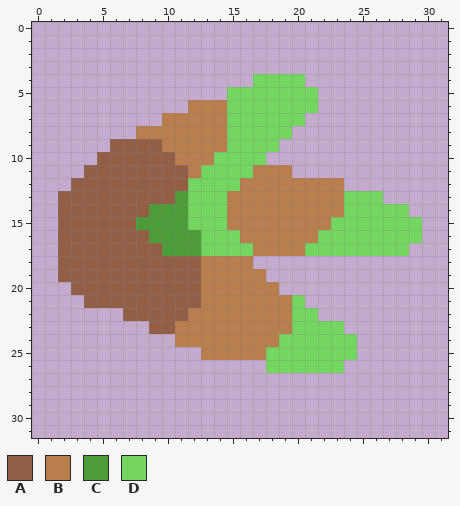
One commit to this pixel-art sprite: assets/sprites/blocks/props/clay-shrub1.png. The first picture shows the starting point.
The file is 32x32 pixels.
Palette (. is transparent): A #925e46  B #b97e4d  C #4c9c3a  D #74d660
Pixels before, first column x 2:
 4 ...............DDDD.........
 5 .............DDDDDDD........
 6 ..........BBBDDDDDDD........
 7 ........BBBBBDDDDDD.........
 8 ......BBBBBBBDDDDD..........
 9 ....AAAABBBBBDDDD...........
10 ...AAAAAABBBDDDD............
11 ..AAAAAAAABDDDDBBB..........
12 .AAAAAAAAADDDDBBBBBBBB......
13 AAAAAAAAACDDDBBBBBBBBBDDD...
14 AAAAAAACCCDDDBBBBBBBBBDDDDD.
15 AAAAAACCCCDDDBBBBBBBBDDDDDDD
16 AAAAAAACCCCDDDBBBBBBDDDDDDDD
17 AAAAAAAACCCDDDDBBBBDDDDDDDD.
18 AAAAAAAAAAABBBB.............
19 AAAAAAAAAAABBBBB............
20 .AAAAAAAAAABBBBBB...........
21 ..AAAAAAAAABBBBBBBD.........
22 .....AAAAABBBBBBBBDD........
23 .......AABBBBBBBBBDDDD......
24 .........BBBBBBBBDDDDDD.....
25 ...........BBBBBDDDDDDD.....
26 ................DDDDDD......
The result:
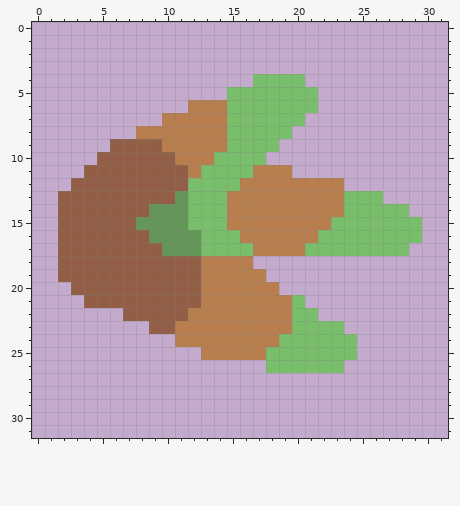
Changes in this commit:
{"colour":"C","old":"#4c9c3a","new":"#649659"}
{"colour":"D","old":"#74d660","new":"#79be6b"}
